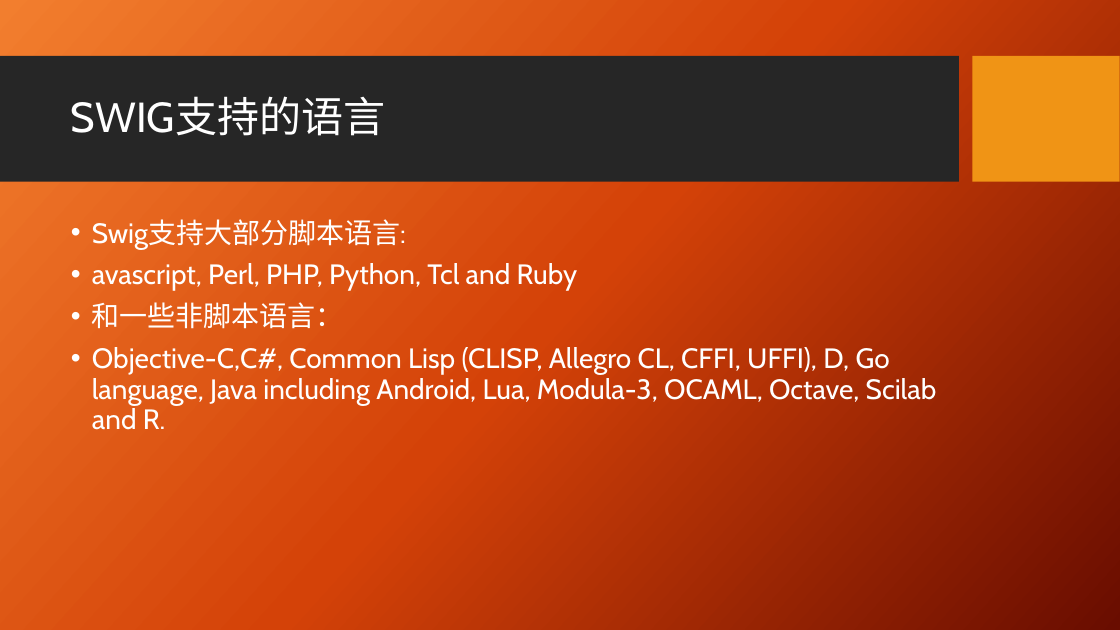
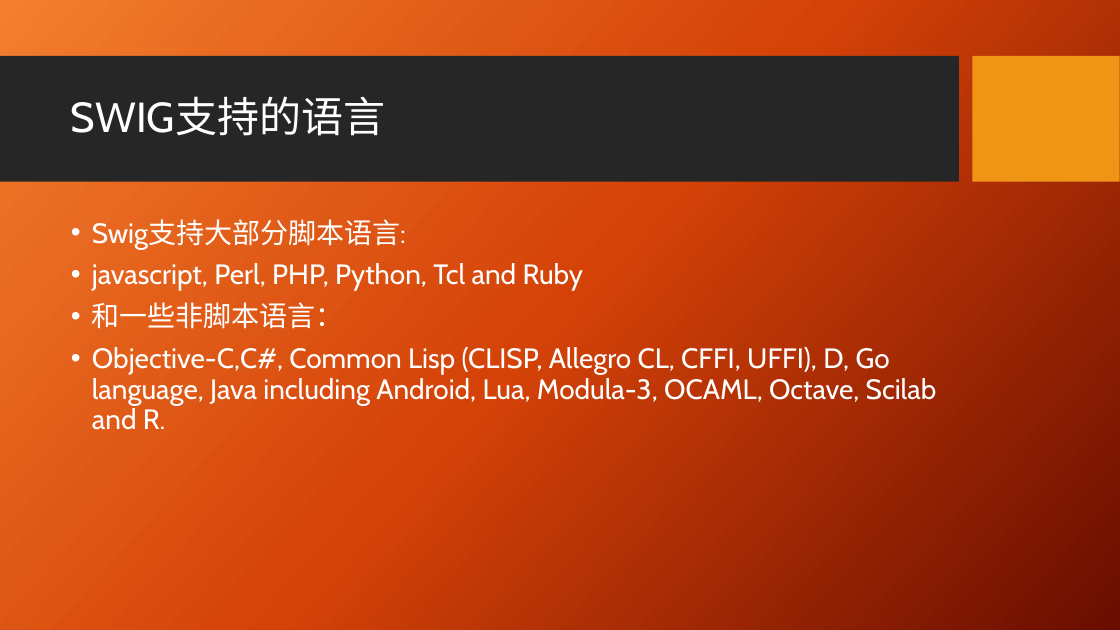
Before and after one commit to zhangpengyf/swig-demo, a slide deck: slide 3 of swig技术分享.pptx. Drawn at 1120x630 pixels with LibreOffice and Linux fonts; fonts in the diff are those of the drawing; background and template pictures are left out. Boxes give left, top, right and bottom in pixels: in the first picture for what was removed or moved away, otherwise in the second. Text is boxed around its words. In the diff, an @@ line names an element or a change of style, - is before the commit and + after.

Commit message:
update ppt

```diff
--- a/swig技术分享.pptx
+++ b/swig技术分享.pptx
@@ text at box(92, 263, 584, 291): text changed @@
-• avascript, Perl, PHP, Python, Tcl and Ruby
+• javascript, Perl, PHP, Python, Tcl and Ruby
```
Also in this commit, not shown: 1 slide added.
